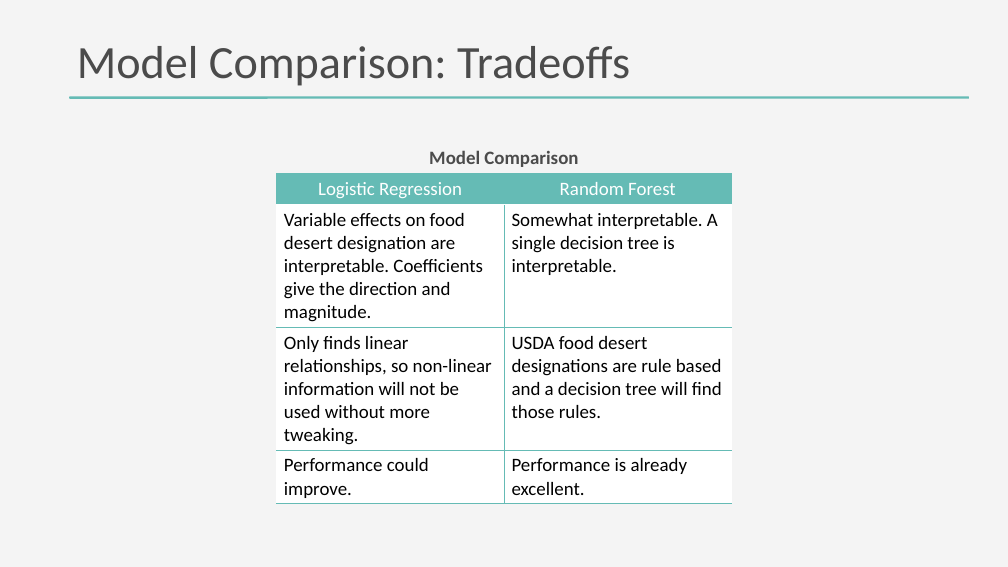
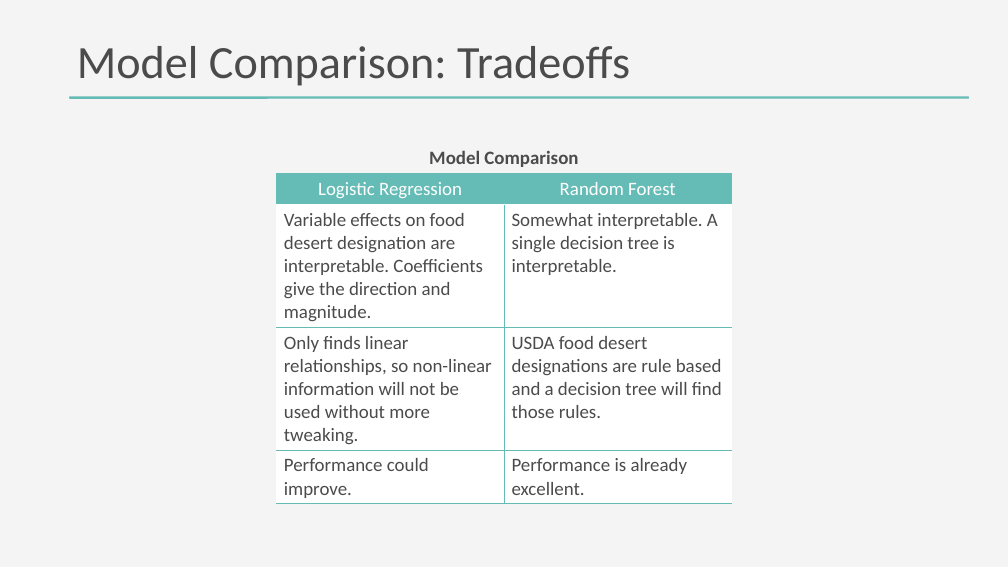
Before and after one commit to DanteHaywood/cfc_ds_screen, a slide deck: slide 17 of doc/2020_11_25_cfc_ds_technical_screen_haywood.pptx (slide 15 before the commit). Drawn at 1008x567 pixels with LibreOffice and Linux fonts; fonts in the diff are those of the drawing. Boxes give left, top, right and bottom in pixels: in the first picture for what was removed or moved away, otherwise in the second. Text is boxed around its words. In the diff, an @@ line names an element or a change of style, - is before the commit and + after.

```diff
--- a/doc/2020_11_25_cfc_ds_technical_screen_haywood.pptx
+++ b/doc/2020_11_25_cfc_ds_technical_screen_haywood.pptx
@@ table at (277, 143, 732, 502) @@
@@ text colour #000000 to #4B4B4B in "Variable effects on food desert designation are ...", "Somewhat interpretable. A single decision tree is ...", "Only finds linear relationships, so non-linear information ...", "USDA food desert designations are rule based ..." and 2 more places @@
```
Also in this commit, not shown: 9 other slides changed, 3 slides added, 1 slide removed, 6 other files.
